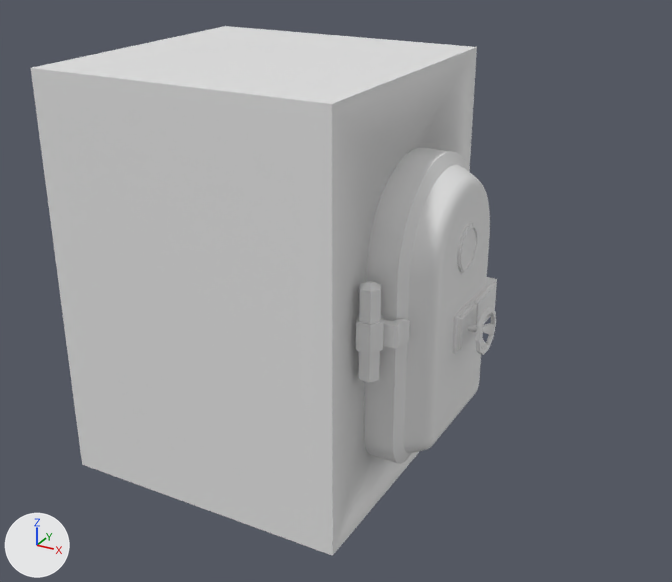
The Blender file Models/GroupD/Factory Kit/Rooms/Smelter Room/Wall/FI-077 Smeltery DoorFrame.blend: old version first, new version second.
Both versions are drawn from a 50 mm lens placed at (0.53, -5.04, 3.81), pointed at (-2.18, -0.12, 1.35). The axes (+X, +Y, +Z) are drawn at lower left. The lights are the same throughout.

Names of what the first picture shows: 'FI-76 Smeltery DoorFrame', 'FI-76 Smeltery DoorFrame.001', 'Hinge'.
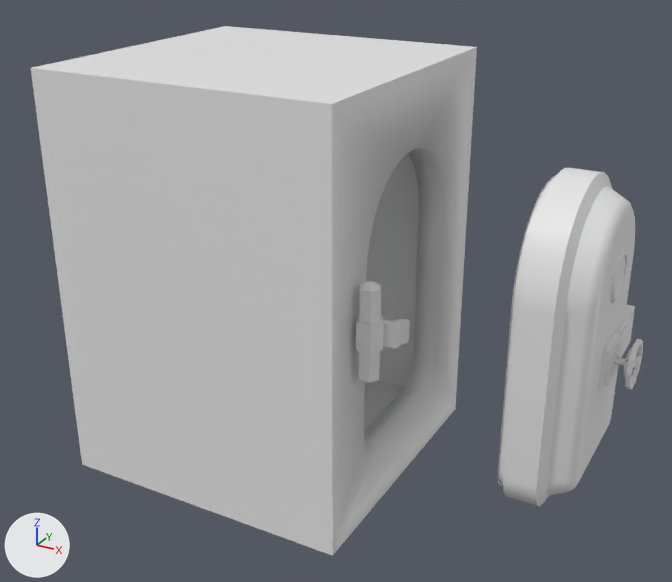
What differs and where, as boxes [x1, y1, x2, y2] in the pictures (672 x 582 px):
'FI-76 Smeltery DoorFrame.001', moved
    before: [364, 148, 497, 464]
    after: [498, 168, 643, 506]

Edits to the bpy script that builds the scene:
```text
Change ob_fi_76_smeltery_doorframe_001:
    ob_fi_76_smeltery_doorframe_001.location: (-1.717, 0.0, 0.4) -> (-0.806, 0.0, 0.4)
```
